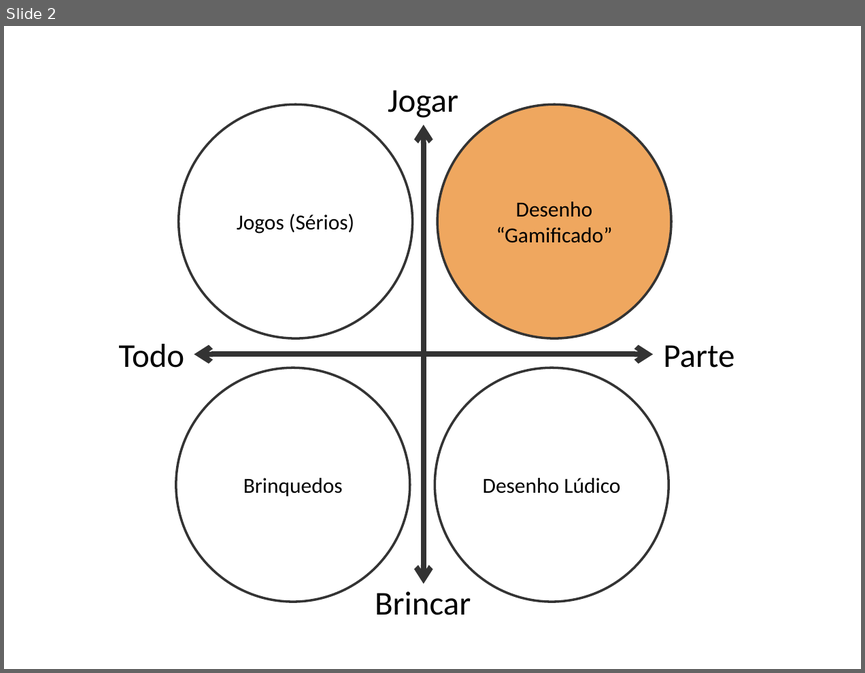
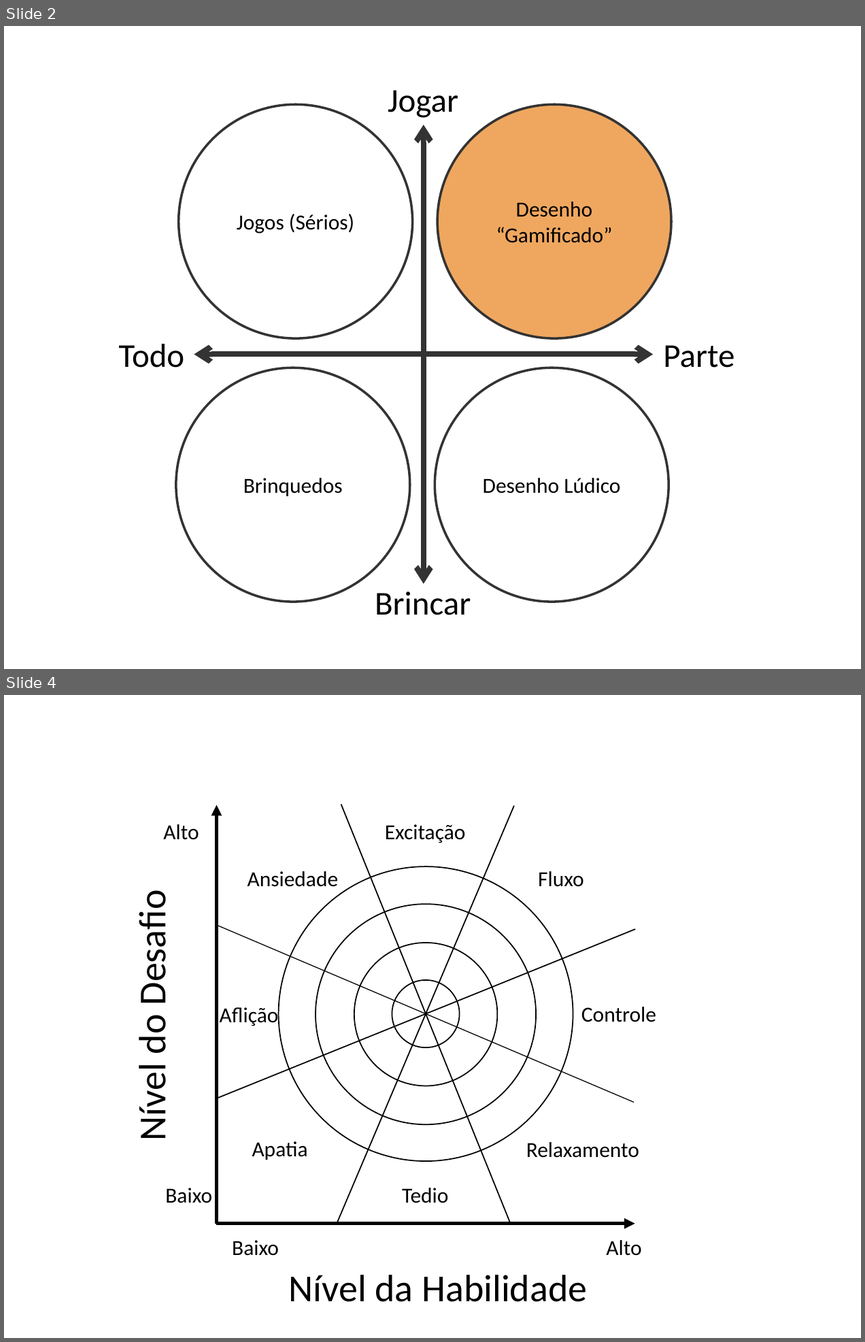
Before and after one commit to luigivieira/projeto-jogos, a slide deck: images/ilustrações.pptx. Shown one above the other, each under a label of ours: slide 2 before the commit, slides 2 and 4 after it; the slides between them are not shown. The pictures are 865x673 and 865x1342 pixels, drawn with LibreOffice and Linux fonts; fonts in the diff are those of the drawing. Boxes give left, top, right and bottom in pixels: in the first picture for what was removed or moved away, otherwise in the second. Text is boxed around its words. In the diff, an @@ line names an element or a change of style, - is before the commit and + after.

```diff
--- a/images/ilustrações.pptx
+++ b/images/ilustrações.pptx
@@ slide 4 added at (4, 695, 861, 1338), background #FFFFFF @@
@@ arrow added from (216, 1223) to (216, 804), #000000 3 pt @@
@@ line added from (514, 806) to (337, 1222), #000000 1 pt @@
@@ line added from (341, 804) to (511, 1223), #000000 1 pt @@
@@ text added at (163, 824, 198, 840), 18 pt, text #000000 @@
+Alto
@@ text added at (385, 824, 466, 843), 18 pt, text #000000 @@
+Excitação
@@ text added at (247, 871, 339, 887), 18 pt, text #000000 @@
+Ansiedade
@@ ellipse added at (278, 866, 573, 1161), outline #000000 1 pt @@
@@ text added at (538, 871, 584, 887), 18 pt, text #000000 @@
+Fluxo
@@ text added at (129, 901, 175, 1138), 32 pt, text #000000 @@
+Nível do Desafio
@@ ellipse added at (316, 904, 536, 1124), outline #000000 1 pt @@
@@ line added from (636, 929) to (216, 1098), #000000 1 pt @@
@@ line added from (218, 926) to (634, 1102), #000000 0.75 pt @@
@@ ellipse added at (354, 943, 498, 1086), outline #000000 1 pt @@
@@ ellipse added at (392, 981, 460, 1048), outline #000000 1 pt @@
@@ text added at (220, 1004, 279, 1027), 18 pt, text #000000 @@
+Aflição
@@ text added at (581, 1006, 656, 1022), 18 pt, text #000000 @@
+Controle
@@ text added at (252, 1141, 308, 1159), 18 pt, text #000000 @@
+Apatia
@@ text added at (526, 1142, 639, 1157), 18 pt, text #000000 @@
+Relaxamento
@@ text added at (165, 1187, 212, 1203), 18 pt, text #000000 @@
+Baixo
@@ text added at (402, 1187, 449, 1203), 18 pt, text #000000 @@
+Tedio
@@ arrow added from (216, 1223) to (634, 1223), #000000 3 pt @@
@@ text added at (232, 1240, 279, 1255), 18 pt, text #000000 @@
+Baixo
@@ text added at (606, 1240, 641, 1255), 18 pt, text #000000 @@
+Alto
@@ text added at (288, 1274, 587, 1302), 32 pt, text #000000 @@
+Nível da Habilidade
```
Also in this commit, not shown: 1 other slide added, 5 other files.
